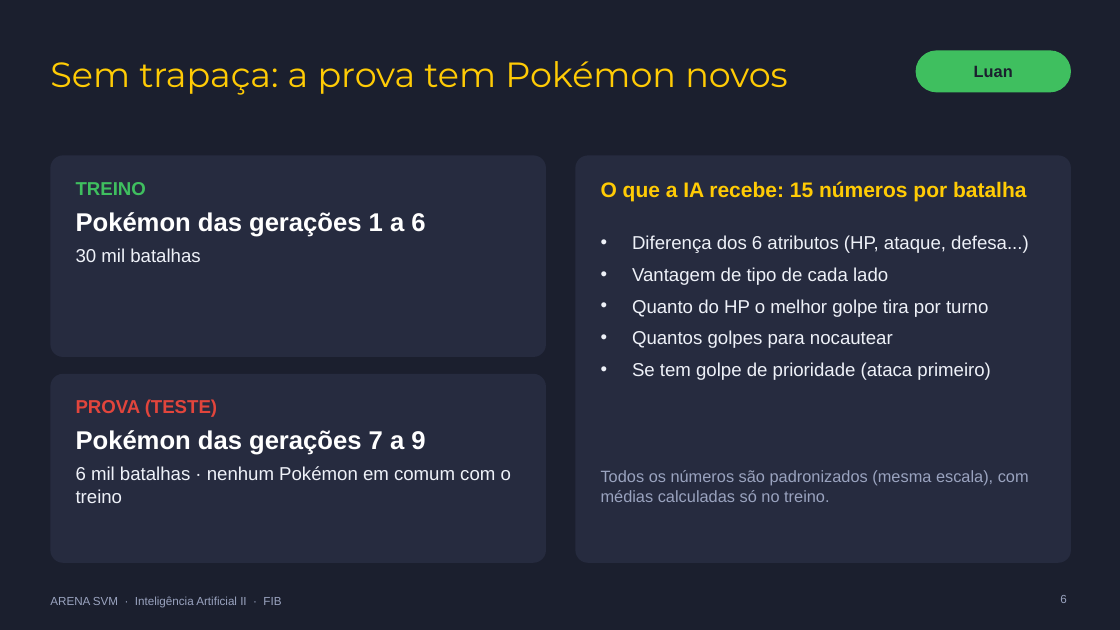
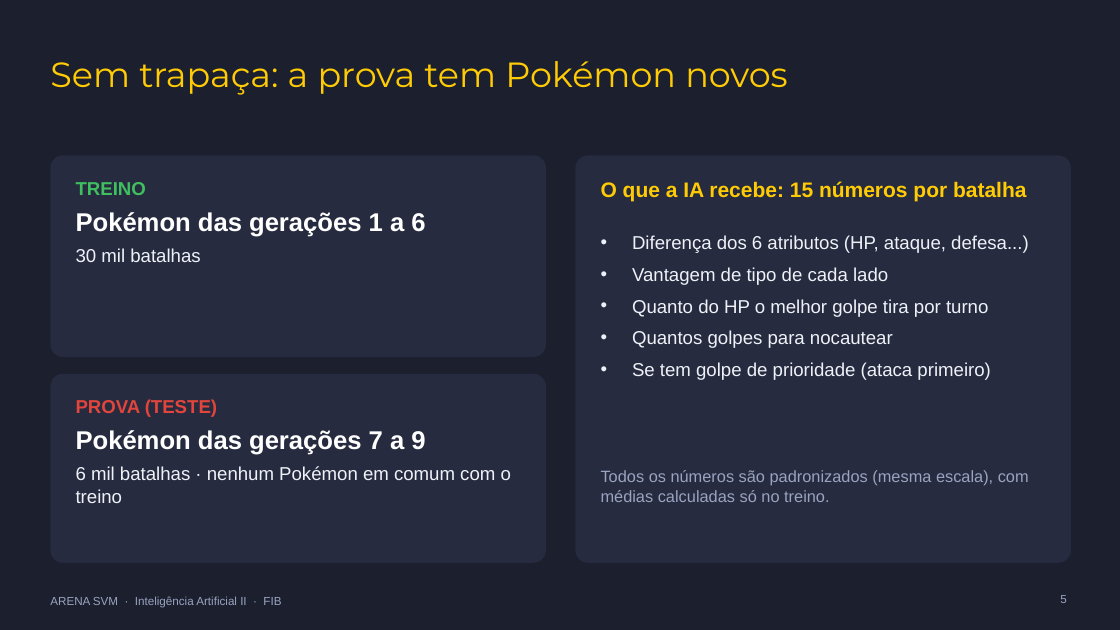
Before and after one commit to GustavoVieira0/arena-svm, a slide deck: slide 5 of docs/entregas/palestra/Arena_SVM_Palestra.pptx (slide 6 before the commit). Drawn at 1120x630 pixels with LibreOffice and Linux fonts; fonts in the diff are those of the drawing. Boxes give left, top, right and bottom in pixels: in the first picture for what was removed or moved away, otherwise in the second. Text is boxed around its words. In the diff, an @@ line names an element or a change of style, - is before the commit and + after.

```diff
--- a/docs/entregas/palestra/Arena_SVM_Palestra.pptx
+++ b/docs/entregas/palestra/Arena_SVM_Palestra.pptx
@@ rounded rectangle removed at box(916, 50, 1071, 92) @@
@@ text removed at box(974, 65, 1013, 77) @@
-Luan
```
Also in this commit, not shown: 14 other slides changed, 1 slide removed, 3 other files.
